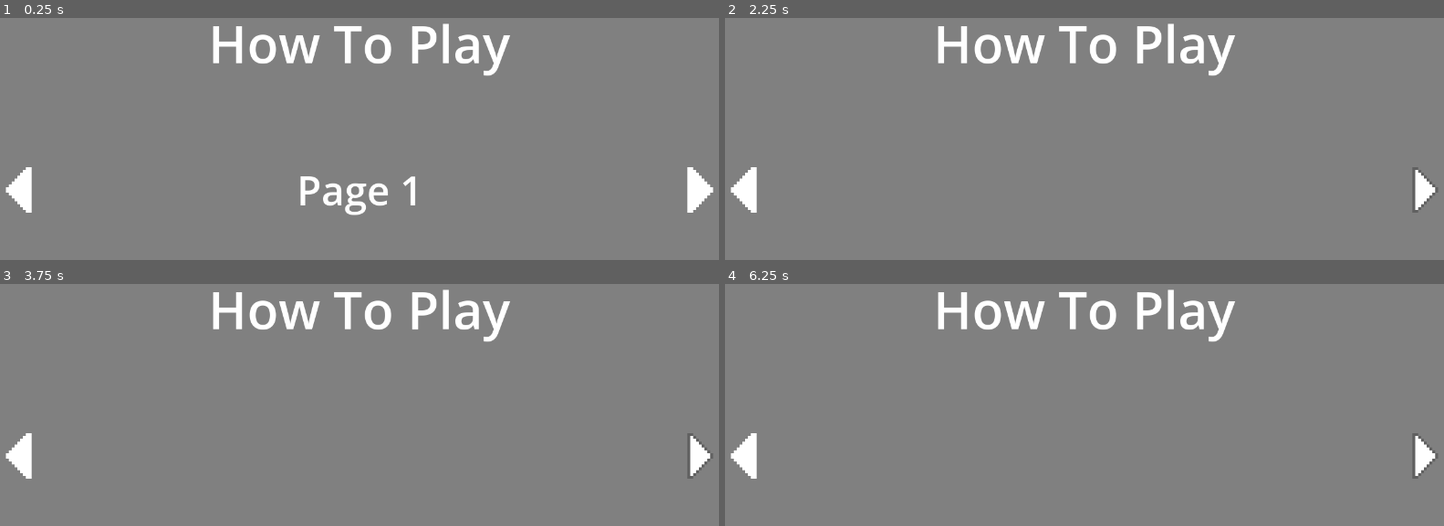
Above: before the commit, frames 1-4 (two rows, left to right).
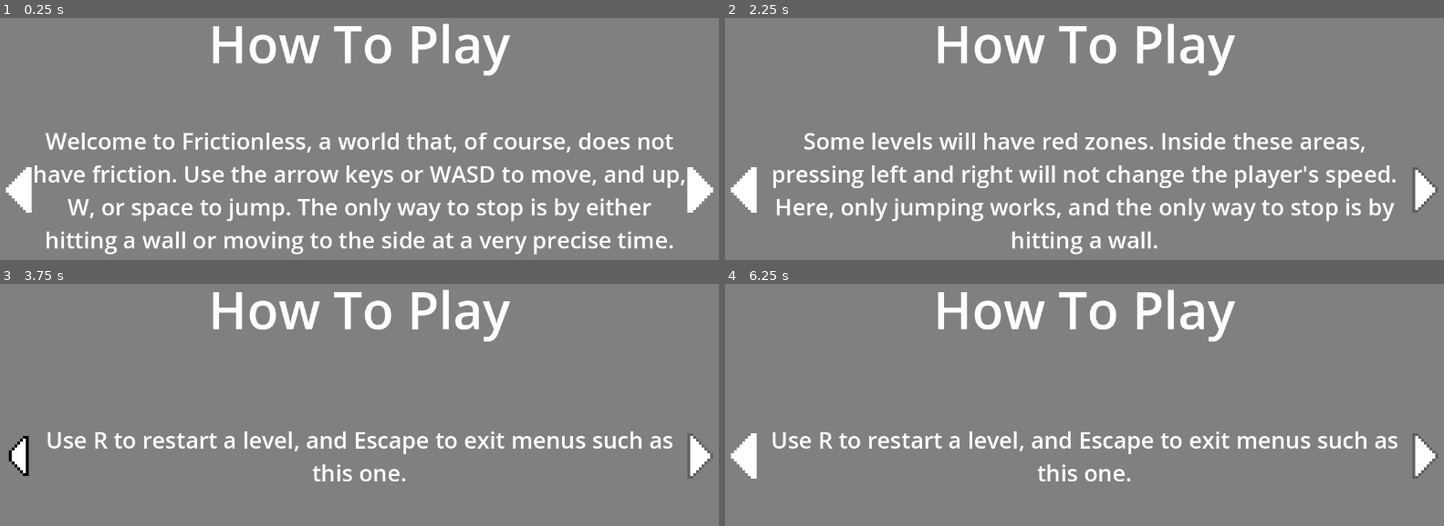
Above: after the commit, the same moments.

Repository: gabeschrock/frictionless
Game: Godot game, scene res://menus/how_to_play.tscn
Same seed, same stepped clock (60 frames per second), same inputs: the game is played once before the commit and once after it. This scene is started directly instead of the project's main scene.
Inputs (mouse positions are in pixels of both pictures, inside the frame that each line leads up to):
- Up to frame 1 (0.25 s): no input
- Up to frame 2 (2.25 s): click (746, 189) at 0.5 s; click (1422, 189) at 1.25 s; tap Enter at 2 s; hold Right (move_right) from 2.03 s (still down); hold Up (jump) from 2.03 s (still down)
- Up to frame 3 (3.75 s): tap R (restart) at 2.75, 3.5 s; release Up (jump) at 2.78 s; tap Up (jump) at 2.85, 3.02, 3.32 s; release Right (move_right) at 3.53 s; hold Left (move_left) from 3.53 s (still down); hold Up (jump) from 3.53 s (still down)
- Up to frame 4 (6.25 s): tap R (restart) at 4.25, 5, 5.65, 5.75 s; release Left (move_left) at 4.28 s; release Up (jump) at 4.28 s; hold Right (move_right) 4.28-5.78 s; tap Up (jump) at 4.35, 4.52, 4.82, 5.85, 6.02 s; hold Up (jump) 5.03-5.78 s; hold Left (move_left) from 5.78 s (still down)

The runs differ from the first frame. In frame 1, 9.6% of the frame differs, in the area x 4-96%, y 47-98%; in frame 2, 7.4%; in frame 3, 2.8%; in frame 4, 2.6%.
Error before the commit: Invalid assignment of property or key 'visible' with value of type 'bool' on a base object of type 'null instance'. (res://menus/how_to_play.gd:33)

Commit message:
fixed How To Play bug and finished How to Play menu so far

Diff:
--- a/menus/how_to_play.gd
+++ b/menus/how_to_play.gd
@@ -1,6 +1,6 @@
 extends CanvasLayer
 
-var PAGE_COUNT = 2
+var PAGE_COUNT = 3
 
 var page = 0
 @onready var main_node = get_parent()
@@ -27,7 +27,7 @@
 func _on_left_button_pressed():
 	self.get_node("Page" + str(page)).visible = false
 
-	page -= 1
+	page += PAGE_COUNT - 1
 	page %= PAGE_COUNT
 
 	self.get_node("Page" + str(page)).visible = true
@@ -35,7 +35,7 @@
 func _on_right_button_pressed():
 	self.get_node("Page" + str(page)).visible = false
 
-	page += 1
+	page += PAGE_COUNT + 1
 	page %= PAGE_COUNT
 
 	self.get_node("Page" + str(page)).visible = true
--- a/menus/how_to_play.tscn
+++ b/menus/how_to_play.tscn
@@ -7,6 +7,20 @@
 [ext_resource type="Texture2D" uid="uid://cxqjx83baf1ql" path="res://assets/arrow-button/hover.png" id="3_kbqgq"]
 [ext_resource type="Texture2D" uid="uid://dsxbnydjk4bh1" path="res://assets/arrow-button/disabled.png" id="4_dbvgg"]
 [ext_resource type="Texture2D" uid="uid://qylk3hsdto72" path="res://assets/arrow-button/focused.png" id="6_r1l6u"]
+
+[sub_resource type="InputEventKey" id="InputEventKey_br0fa"]
+device = -1
+physical_keycode = 4194319
+
+[sub_resource type="Shortcut" id="Shortcut_rcqso"]
+events = [SubResource("InputEventKey_br0fa")]
+
+[sub_resource type="InputEventKey" id="InputEventKey_ph3go"]
+device = -1
+keycode = 4194321
+
+[sub_resource type="Shortcut" id="Shortcut_ri03e"]
+events = [SubResource("InputEventKey_ph3go")]
 
 [node name="HowToPlay" type="CanvasLayer"]
 script = ExtResource("1_m5p0u")
@@ -29,19 +43,21 @@
 anchors_preset = 4
 anchor_top = 0.5
 anchor_bottom = 0.5
-offset_left = 65.0
+offset_left = 20.0
 offset_top = -40.0
-offset_right = 110.0
+offset_right = 65.0
 offset_bottom = 40.0
 grow_vertical = 2
-scale = Vector2(-1, 1)
 size_flags_horizontal = 8
+action_mode = 0
+shortcut = SubResource("Shortcut_rcqso")
 texture_normal = ExtResource("1_lqt5p")
 texture_pressed = ExtResource("2_hr6wo")
 texture_hover = ExtResource("3_kbqgq")
 texture_disabled = ExtResource("4_dbvgg")
 texture_focused = ExtResource("6_r1l6u")
 stretch_mode = 0
+flip_h = true
 
 [node name="RightButton" type="TextureButton" parent="."]
 texture_filter = 1
@@ -57,6 +73,7 @@
 grow_horizontal = 0
 grow_vertical = 2
 size_flags_horizontal = 8
+shortcut = SubResource("Shortcut_ri03e")
 texture_normal = ExtResource("1_lqt5p")
 texture_pressed = ExtResource("2_hr6wo")
 texture_hover = ExtResource("3_kbqgq")
@@ -72,15 +89,20 @@
 anchor_top = 0.5
 anchor_right = 0.5
 anchor_bottom = 0.5
-offset_left = -110.5
-offset_top = -48.0
-offset_right = 110.5
-offset_bottom = 48.0
+offset_left = -597.5
+offset_top = -85.5
+offset_right = 597.5
+offset_bottom = 85.5
 grow_horizontal = 2
 grow_vertical = 2
 size_flags_horizontal = 4
 theme = ExtResource("2_6bo4g")
-text = "Page 1"
+theme_override_font_sizes/font_size = 40
+text = "Welcome to Frictionless, a world that, of course, does not
+have friction. Use the arrow keys or WASD to move, and up,
+W, or space to jump. The only way to stop is by either
+hitting a wall or moving to the side at a very precise time."
+horizontal_alignment = 1
 
 [node name="Page1" type="CanvasLayer" parent="."]
 visible = false
@@ -91,15 +113,42 @@
 anchor_top = 0.5
 anchor_right = 0.5
 anchor_bottom = 0.5
-offset_left = -110.5
-offset_top = -48.0
-offset_right = 110.5
-offset_bottom = 48.0
+offset_left = -597.5
+offset_top = -56.5
+offset_right = 597.5
+offset_bottom = 56.5
 grow_horizontal = 2
 grow_vertical = 2
 size_flags_horizontal = 4
 theme = ExtResource("2_6bo4g")
-text = "Page 2"
+theme_override_font_sizes/font_size = 40
+text = "Use R to restart a level, and Escape to exit menus such as
+this one."
+horizontal_alignment = 1
+
+[node name="Page2" type="CanvasLayer" parent="."]
+visible = false
+
+[node name="Label" type="Label" parent="Page2"]
+anchors_preset = 8
+anchor_left = 0.5
+anchor_top = 0.5
+anchor_right = 0.5
+anchor_bottom = 0.5
+offset_left = -597.5
+offset_top = -56.5
+offset_right = 597.5
+offset_bottom = 56.5
+grow_horizontal = 2
+grow_vertical = 2
+size_flags_horizontal = 4
+theme = ExtResource("2_6bo4g")
+theme_override_font_sizes/font_size = 40
+text = "Some levels will have red zones. Inside these areas,
+pressing left and right will not change the player's speed.
+Here, only jumping works, and the only way to stop is by
+hitting a wall."
+horizontal_alignment = 1
 
 [connection signal="pressed" from="LeftButton" to="." method="_on_left_button_pressed"]
 [connection signal="pressed" from="RightButton" to="." method="_on_right_button_pressed"]
Not shown: 1 places in menus/how_to_play.tscn that only renumber resources
